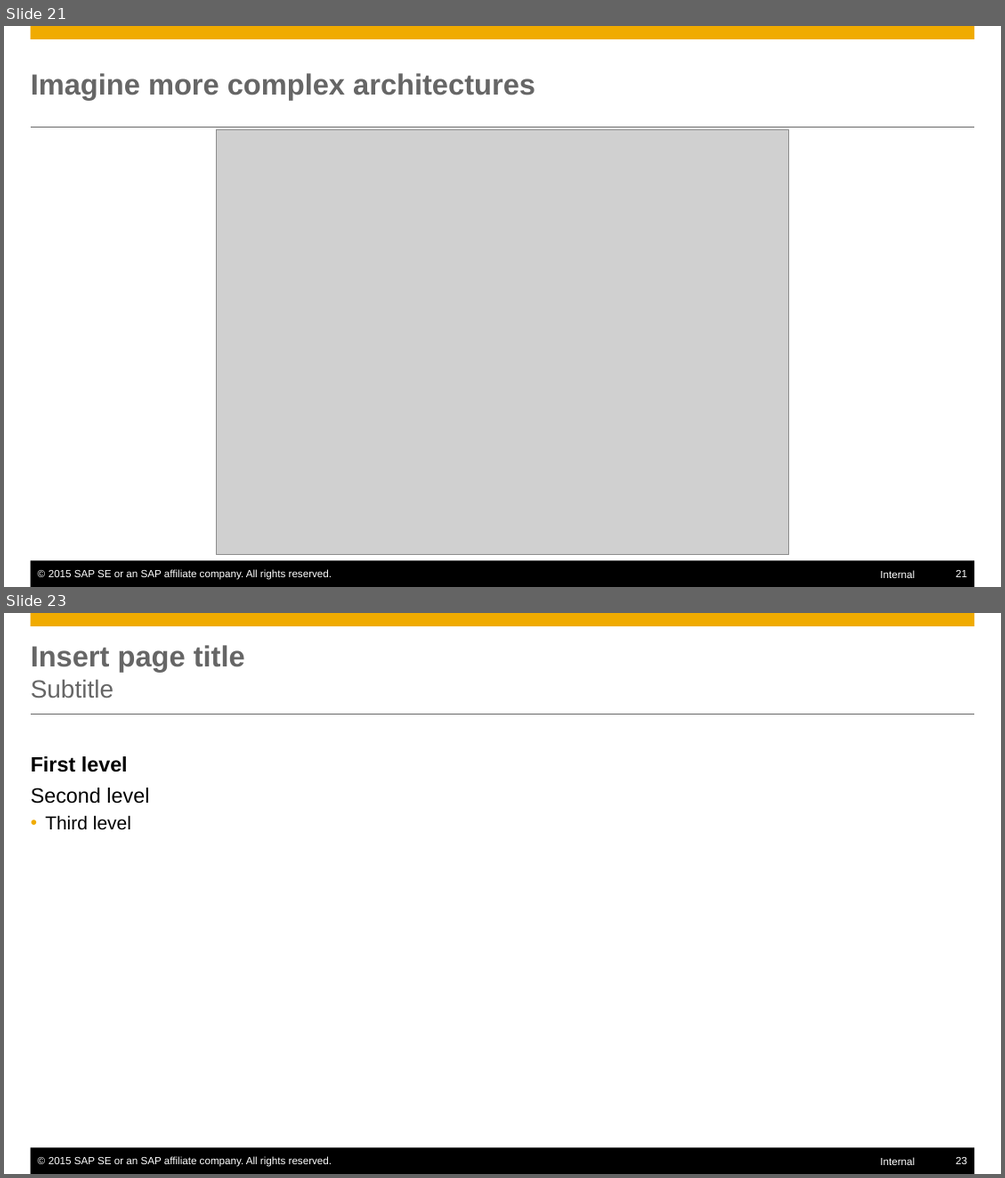
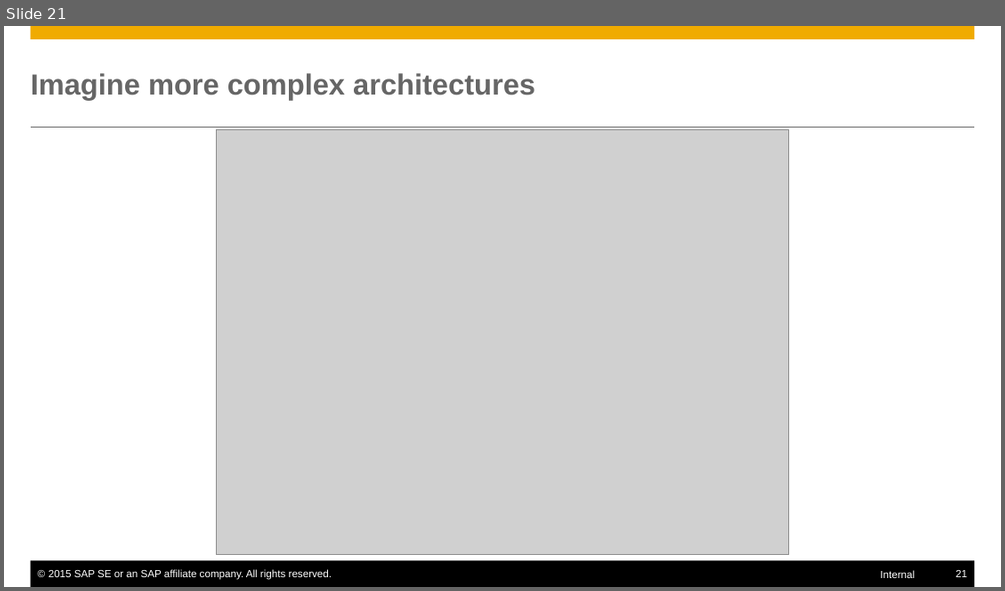
Before and after one commit to Hingo/ansible_meteor, a slide deck: presentation/slides.pptx. Shown one above the other, each under a label of ours: slides 21 and 23 before the commit, slide 21 after it; the slides between them are not shown. The pictures are 1005x1178 and 1005x591 pixels, drawn with LibreOffice and Linux fonts; fonts in the diff are those of the drawing; grey boxes stand for pictures. Boxes give left, top, right and bottom in pixels: in the first picture for what was removed or moved away, otherwise in the second. Text is boxed around its words. In the diff, an @@ line names an element or a change of style, - is before the commit and + after.

```diff
--- a/presentation/slides.pptx
+++ b/presentation/slides.pptx
@@ slide 23 removed at bbox=[4, 613, 1001, 1174], background #FFFFFF; not listed: 6 template elements that a slide beside it also shows @@
@@ title removed at bbox=[31, 645, 245, 698] @@
-Insert page title
-Subtitle
@@ text removed at bbox=[31, 756, 149, 830] @@
-First level
-  Second level
-    • Third level
```
Also in this commit, not shown: 4 slides changed, 3 slides added, 6 other slides removed.
